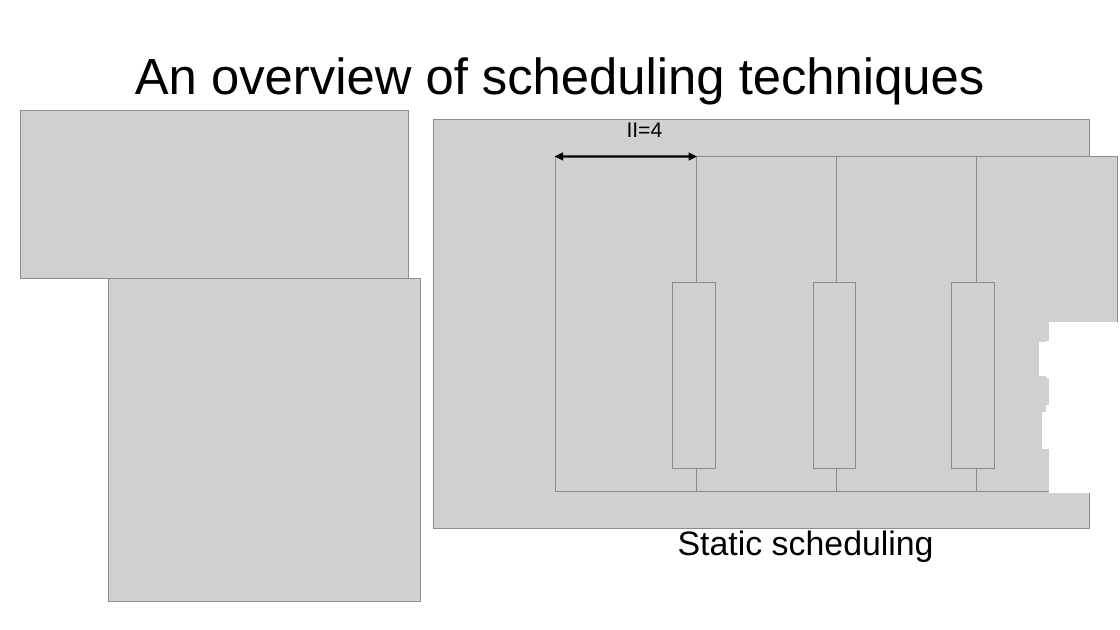
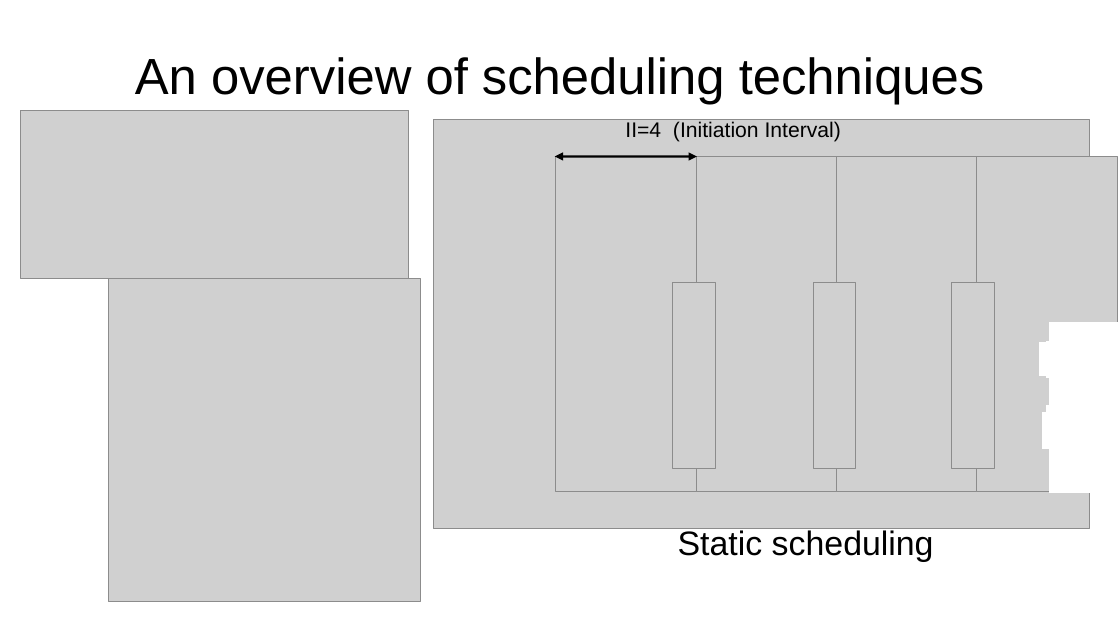
Before and after one commit to ulysse-lh/stage2024, a slide deck: slide 5 of slides/pres.odp (slide 4 before the commit). Drawn at 1120x630 pixels with LibreOffice and Linux fonts; fonts in the diff are those of the drawing; grey boxes stand for pictures. Boxes give left, top, right and bottom in pixels: in the first picture for what was removed or moved away, otherwise in the second. Text is boxed around its words. In the diff, an @@ line names an element or a change of style, - is before the commit and + after.

```diff
--- a/slides/pres.odp
+++ b/slides/pres.odp
@@ text at box(625, 121, 841, 142): text changed @@
-II=4
+II=4 (Initiation Interval)
```
Also in this commit, not shown: 8 other slides changed, 2 slides added.
